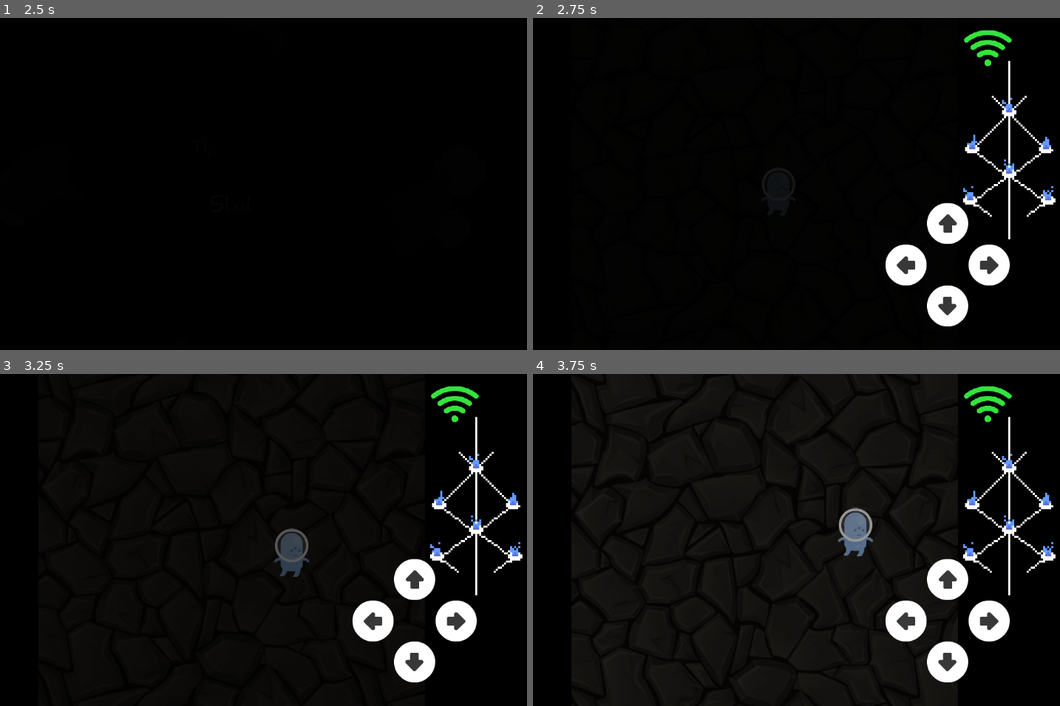
Above: before the commit, frames 1-4 (two rows, left to right).
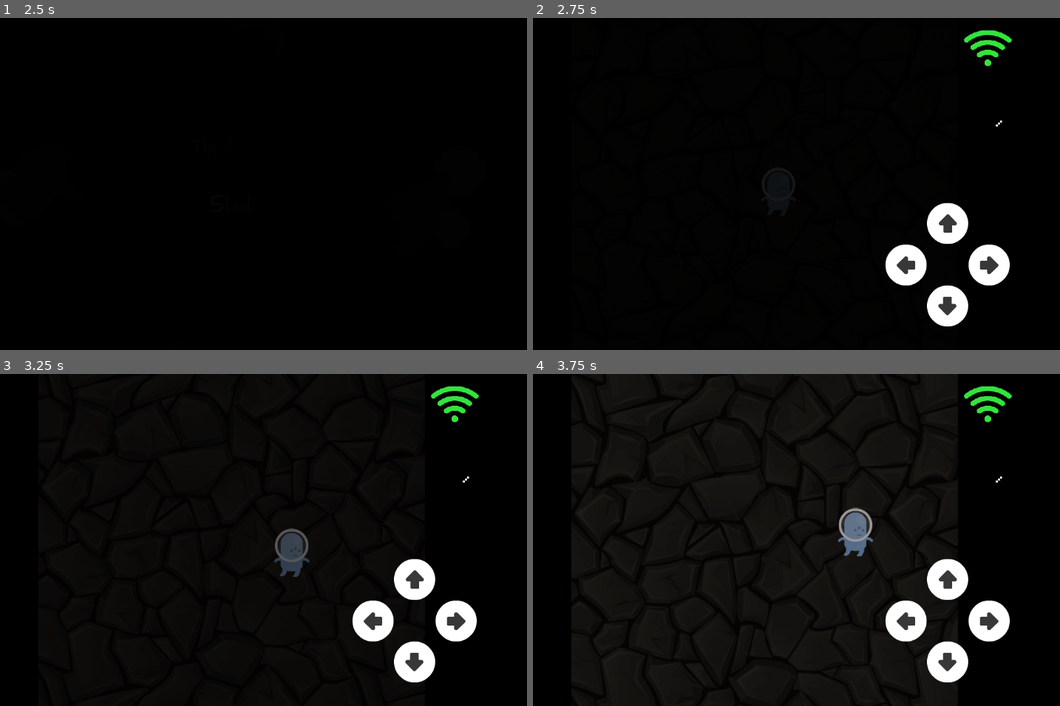
Above: after the commit, the same moments.

Repository: ManuelOteroFernandez/LudumDate55
Game: Godot game, scene res://Menus/SceneManager.tscn
Two runs of this game, one before a commit and one after it. Both use one fixed random seed, a clock stepped at 60 frames per second and the inputs below.
Inputs (mouse positions are in pixels of both pictures, inside the frame that each line leads up to):
- Up to frame 1 (2.5 s): click (231, 203) at 0.5 s; move the mouse to (363, 167) at 1.27 s; hold Right (ui_right) 1.28-2.03 s; move the mouse to (110, 200) at 2.02 s; hold Down (ui_down) from 2.03 s (still down)
- Up to frame 2 (2.75 s): keep holding Down (ui_down)
- Up to frame 3 (3.25 s): move the mouse to (289, 466) at 2.77 s; release Down (ui_down) at 2.78 s; hold Right (ui_right) from 2.78 s (still down)
- Up to frame 4 (3.75 s): move the mouse to (733, 606) at 3.52 s; release Right (ui_right) at 3.53 s; hold Up (ui_up) from 3.53 s (still down)

Frame 1 is identical in both runs. In frame 2, 1.1% of the frame differs, in the area x 81-100%, y 12-67%; in frame 3, 1.1%; in frame 4, 1.1%.

Commit message:
Game completed

Diff:
--- a/UI/Runes/RunesCounter.gd
+++ b/UI/Runes/RunesCounter.gd
@@ -38,3 +38,20 @@
 		$AnimatedSprite2D.play("inv6Idle")
 	if $AnimatedSprite2D.animation == "inv6Idle":
 		get_tree().current_scene.go_to_win_screen()
+
+
+func _on_animated_sprite_2d_sprite_frames_changed():
+	print($AnimatedSprite2D.animation)
+	print( $AnimatedSprite2D.frame )
+	if $AnimatedSprite2D.animation == "inv1" and $AnimatedSprite2D.frame == 14:
+		$AudioStreamPlayer.play()
+	elif $AnimatedSprite2D.animation == "inv2" and $AnimatedSprite2D.frame == 14:
+		$AudioStreamPlayer.play()
+	elif $AnimatedSprite2D.animation == "inv3" and $AnimatedSprite2D.frame == 15:
+		$AudioStreamPlayer.play()
+	elif $AnimatedSprite2D.animation == "inv4" and $AnimatedSprite2D.frame == 16:
+		$AudioStreamPlayer.play()
+	elif $AnimatedSprite2D.animation == "inv5" and $AnimatedSprite2D.frame == 16:
+		$AudioStreamPlayer.play()
+	elif $AnimatedSprite2D.animation == "inv6" and $AnimatedSprite2D.frame == 14:
+		$AudioStreamPlayer.play()
--- a/UI/Runes/RunesCounter.tres
+++ b/UI/Runes/RunesCounter.tres
@@ -1216,7 +1216,7 @@
 "duration": 1.0,
 "texture": SubResource("AtlasTexture_746ng")
 }],
-"loop": true,
+"loop": false,
 "name": &"inv6",
 "speed": 5.0
 }, {
--- a/UI/Runes/RunesCounter.tscn
+++ b/UI/Runes/RunesCounter.tscn
@@ -1,7 +1,8 @@
-[gd_scene load_steps=3 format=3 uid="uid://ytp1vn6l45km"]
+[gd_scene load_steps=4 format=3 uid="uid://ytp1vn6l45km"]
 
 [ext_resource type="Script" path="res://UI/Runes/RunesCounter.gd" id="1_e4fci"]
 [ext_resource type="SpriteFrames" uid="uid://bj1rcumtx80an" path="res://UI/Runes/RunesCounter.tres" id="2_brnjf"]
+[ext_resource type="AudioStream" uid="uid://cui6spv0olwxt" path="res://Sounds/Retro_Explosion_Long_02.wav" id="3_xi177"]
 
 [node name="Control" type="Control"]
 layout_mode = 3
@@ -11,6 +12,12 @@
 [node name="AnimatedSprite2D" type="AnimatedSprite2D" parent="."]
 scale = Vector2(2, 2)
 sprite_frames = ExtResource("2_brnjf")
-animation = &"inv6Idle"
+animation = &"inv1"
+
+[node name="AudioStreamPlayer" type="AudioStreamPlayer" parent="."]
+stream = ExtResource("3_xi177")
+volume_db = -20.0
 
 [connection signal="animation_finished" from="AnimatedSprite2D" to="." method="_on_animated_sprite_2d_animation_finished"]
+[connection signal="frame_changed" from="AnimatedSprite2D" to="." method="_on_animated_sprite_2d_sprite_frames_changed"]
+[connection signal="sprite_frames_changed" from="AnimatedSprite2D" to="." method="_on_animated_sprite_2d_sprite_frames_changed"]
--- a/UI/pauseScreen.tscn
+++ b/UI/pauseScreen.tscn
@@ -1,11 +1,14 @@
-[gd_scene load_steps=7 format=3 uid="uid://dg5r61xwo2xy0"]
+[gd_scene load_steps=10 format=3 uid="uid://dg5r61xwo2xy0"]
 
 [ext_resource type="Script" path="res://UI/pauseScreen.gd" id="1_22ylo"]
-[ext_resource type="Texture2D" uid="uid://bn232vq7slfw" path="res://Menus/start-normal.png" id="1_xrs3u"]
-[ext_resource type="Texture2D" uid="uid://c6782jn5m7h4y" path="res://Menus/start-hover.png" id="2_bnj2n"]
 [ext_resource type="Texture2D" uid="uid://v04tmu2ql43q" path="res://Character/alienBlue_swim2.png" id="3_62b2j"]
+[ext_resource type="Texture2D" uid="uid://b5yest5tm6ikk" path="res://UI/text/resume.png" id="3_ar4r4"]
 [ext_resource type="Texture2D" uid="uid://c10eh7q0efwck" path="res://Menus/particulilla.png" id="3_oybfs"]
+[ext_resource type="Texture2D" uid="uid://mwsf71j47t11" path="res://UI/text/resumeHover.png" id="4_1yhmi"]
 [ext_resource type="AudioStream" uid="uid://bygwkp83oqqaw" path="res://Sounds/UI_button05.wav" id="4_7mgxd"]
+[ext_resource type="Texture2D" uid="uid://bplaqksma7f0x" path="res://UI/text/exit.png" id="6_d4ajs"]
+[ext_resource type="Texture2D" uid="uid://dqrlwpvfkuc1" path="res://UI/text/exitHover.png" id="7_2gwjb"]
+[ext_resource type="Texture2D" uid="uid://cmhqui6dty2n0" path="res://UI/text/pause.png" id="8_2u6el"]
 
 [node name="PauseScreen" type="CanvasLayer"]
 process_mode = 3
@@ -21,19 +24,6 @@
 grow_horizontal = 2
 grow_vertical = 2
 color = Color(0, 0, 0, 0.443137)
-
-[node name="RichTextLabel" type="RichTextLabel" parent="."]
-anchors_preset = 5
-anchor_left = 0.5
-anchor_right = 0.5
-offset_left = -97.0
-offset_top = 56.0
-offset_right = 101.0
-offset_bottom = 148.0
-grow_horizontal = 2
-theme_override_font_sizes/normal_font_size = 60
-theme_override_font_sizes/bold_font_size = 60
-text = "PAUSE"
 
 [node name="VBoxContainer" type="VBoxContainer" parent="."]
 anchors_preset = 8
@@ -51,8 +41,8 @@
 [node name="btnResume" type="TextureButton" parent="VBoxContainer"]
 custom_minimum_size = Vector2(120, 32)
 layout_mode = 2
-texture_normal = ExtResource("1_xrs3u")
-texture_hover = ExtResource("2_bnj2n")
+texture_normal = ExtResource("3_ar4r4")
+texture_hover = ExtResource("4_1yhmi")
 
 [node name="TouchScreenButton" type="TouchScreenButton" parent="VBoxContainer/btnResume"]
 modulate = Color(1, 1, 1, 0)
@@ -61,25 +51,11 @@
 texture_normal = ExtResource("3_62b2j")
 visibility_mode = 1
 
-[node name="btnRestart" type="TextureButton" parent="VBoxContainer"]
-custom_minimum_size = Vector2(120, 32)
-layout_mode = 2
-texture_normal = ExtResource("1_xrs3u")
-texture_hover = ExtResource("2_bnj2n")
-
-[node name="TouchScreenButton" type="TouchScreenButton" parent="VBoxContainer/btnRestart"]
-visible = false
-modulate = Color(1, 1, 1, 0)
-position = Vector2(23, -1.14441e-05)
-scale = Vector2(14.8571, 8.14286)
-texture_normal = ExtResource("3_oybfs")
-visibility_mode = 1
-
 [node name="btnExit" type="TextureButton" parent="VBoxContainer"]
 custom_minimum_size = Vector2(120, 32)
 layout_mode = 2
-texture_normal = ExtResource("1_xrs3u")
-texture_hover = ExtResource("2_bnj2n")
+texture_normal = ExtResource("6_d4ajs")
+texture_hover = ExtResource("7_2gwjb")
 
 [node name="TouchScreenButton" type="TouchScreenButton" parent="VBoxContainer/btnExit"]
 visible = false
@@ -89,12 +65,13 @@
 texture_normal = ExtResource("3_oybfs")
 visibility_mode = 1
 
+[node name="Pause" type="Sprite2D" parent="."]
+position = Vector2(538, 82)
+texture = ExtResource("8_2u6el")
+
 [connection signal="mouse_entered" from="VBoxContainer/btnResume" to="." method="_on_mouse_entered"]
 [connection signal="pressed" from="VBoxContainer/btnResume" to="." method="_on_btn_resume_pressed"]
 [connection signal="pressed" from="VBoxContainer/btnResume/TouchScreenButton" to="." method="_on_btn_resume_pressed"]
-[connection signal="mouse_entered" from="VBoxContainer/btnRestart" to="." method="_on_mouse_entered"]
-[connection signal="pressed" from="VBoxContainer/btnRestart" to="." method="_on_btn_restart_pressed"]
-[connection signal="pressed" from="VBoxContainer/btnRestart/TouchScreenButton" to="." method="_on_btn_restart_pressed"]
 [connection signal="mouse_entered" from="VBoxContainer/btnExit" to="." method="_on_mouse_entered"]
 [connection signal="pressed" from="VBoxContainer/btnExit" to="." method="_on_btn_exit_pressed"]
 [connection signal="pressed" from="VBoxContainer/btnExit/TouchScreenButton" to="." method="_on_btn_exit_pressed"]
--- a/lost_screen.tscn
+++ b/lost_screen.tscn
@@ -1,9 +1,9 @@
 [gd_scene load_steps=5 format=3 uid="uid://dcd4qv3ae8niu"]
 
 [ext_resource type="Script" path="res://win_screen.gd" id="1_fninr"]
-[ext_resource type="Texture2D" uid="uid://bn232vq7slfw" path="res://Menus/start-normal.png" id="2_njpek"]
-[ext_resource type="Texture2D" uid="uid://c6782jn5m7h4y" path="res://Menus/start-hover.png" id="3_bf30y"]
+[ext_resource type="Texture2D" uid="uid://bplaqksma7f0x" path="res://UI/text/exit.png" id="3_763o4"]
 [ext_resource type="SpriteFrames" uid="uid://bj1rcumtx80an" path="res://UI/Runes/RunesCounter.tres" id="4_aucrw"]
+[ext_resource type="Texture2D" uid="uid://dqrlwpvfkuc1" path="res://UI/text/exitHover.png" id="4_nv0qd"]
 
 [node name="LostScreen" type="CanvasLayer"]
 script = ExtResource("1_fninr")
@@ -49,8 +49,8 @@
 offset_bottom = -63.0
 grow_horizontal = 2
 grow_vertical = 0
-texture_normal = ExtResource("2_njpek")
-texture_hover = ExtResource("3_bf30y")
+texture_normal = ExtResource("3_763o4")
+texture_hover = ExtResource("4_nv0qd")
 
 [node name="TouchScreenButton" type="TouchScreenButton" parent="TextureButton"]
 modulate = Color(1, 1, 1, 0)
--- a/win_screen.tscn
+++ b/win_screen.tscn
@@ -1,9 +1,10 @@
-[gd_scene load_steps=5 format=3 uid="uid://dkn1b8f3yv857"]
+[gd_scene load_steps=6 format=3 uid="uid://dkn1b8f3yv857"]
 
 [ext_resource type="Script" path="res://win_screen.gd" id="1_1gb81"]
-[ext_resource type="Texture2D" uid="uid://bn232vq7slfw" path="res://Menus/start-normal.png" id="1_xtqbs"]
-[ext_resource type="Texture2D" uid="uid://c6782jn5m7h4y" path="res://Menus/start-hover.png" id="2_qc5hy"]
+[ext_resource type="Texture2D" uid="uid://bplaqksma7f0x" path="res://UI/text/exit.png" id="2_sapfh"]
+[ext_resource type="Texture2D" uid="uid://dqrlwpvfkuc1" path="res://UI/text/exitHover.png" id="3_ewqfx"]
 [ext_resource type="SpriteFrames" uid="uid://bj1rcumtx80an" path="res://UI/Runes/RunesCounter.tres" id="4_rnk51"]
+[ext_resource type="Texture2D" uid="uid://d3obb5nklmmd" path="res://UI/text/invach.png" id="5_gpe7a"]
 
 [node name="WinScreen" type="CanvasLayer"]
 script = ExtResource("1_1gb81")
@@ -16,35 +17,20 @@
 grow_vertical = 2
 color = Color(0.180392, 0.180392, 0.180392, 1)
 
-[node name="Label" type="Label" parent="."]
-anchors_preset = 8
-anchor_left = 0.5
-anchor_top = 0.5
-anchor_right = 0.5
-anchor_bottom = 0.5
-offset_left = -64.0
-offset_top = -272.0
-offset_right = 60.0
-offset_bottom = -188.0
-grow_horizontal = 2
-grow_vertical = 2
-theme_override_font_sizes/font_size = 60
-text = "Win"
-
 [node name="TextureButton" type="TextureButton" parent="."]
 anchors_preset = 7
 anchor_left = 0.5
 anchor_top = 1.0
 anchor_right = 0.5
 anchor_bottom = 1.0
-offset_left = -78.0
+offset_left = -47.0
 offset_top = -112.0
-offset_right = 70.0
+offset_right = 101.0
 offset_bottom = -58.0
 grow_horizontal = 2
 grow_vertical = 0
-texture_normal = ExtResource("1_xtqbs")
-texture_hover = ExtResource("2_qc5hy")
+texture_normal = ExtResource("2_sapfh")
+texture_hover = ExtResource("3_ewqfx")
 
 [node name="TouchScreenButton" type="TouchScreenButton" parent="TextureButton"]
 modulate = Color(1, 1, 1, 0)
@@ -59,5 +45,9 @@
 animation = &"inv6Idle"
 frame_progress = 0.405091
 
+[node name="Invach" type="Sprite2D" parent="."]
+position = Vector2(568, 76)
+texture = ExtResource("5_gpe7a")
+
 [connection signal="pressed" from="TextureButton" to="." method="_on_back_to_menu"]
 [connection signal="pressed" from="TextureButton/TouchScreenButton" to="." method="_on_back_to_menu"]
Not shown, added: Sounds/Retro_Explosion_Long_02.wav.import
Binary file added: UI/text/Invfailed.png
Not shown, added: UI/text/Invfailed.png.import
Binary file added: UI/text/exit.png
Not shown, added: UI/text/exit.png.import
Binary file added: UI/text/exitHover.png
Not shown, added: UI/text/exitHover.png.import
Binary file added: UI/text/invach.png
Not shown, added: UI/text/invach.png.import
Binary file added: UI/text/pause.png
Not shown, added: UI/text/pause.png.import
Binary file added: UI/text/resume.png
(and 4 more such lines)
